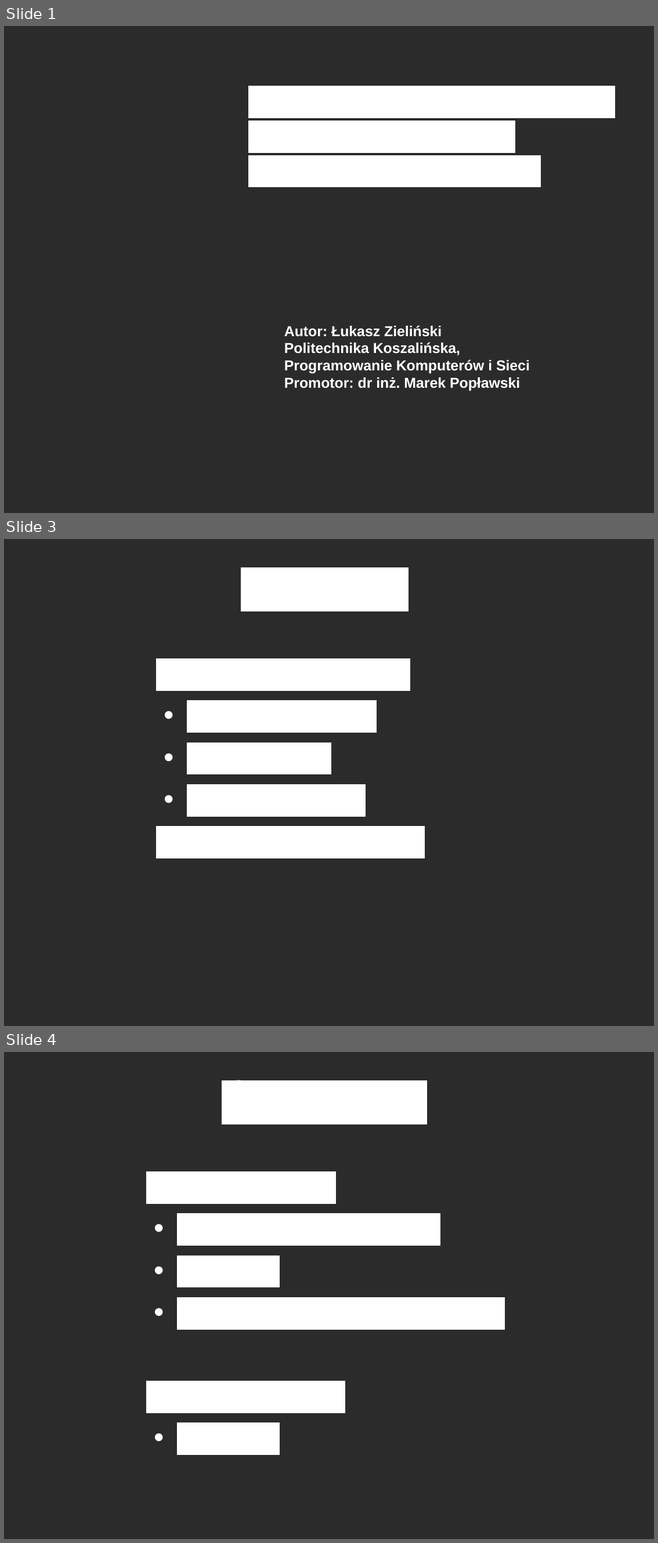
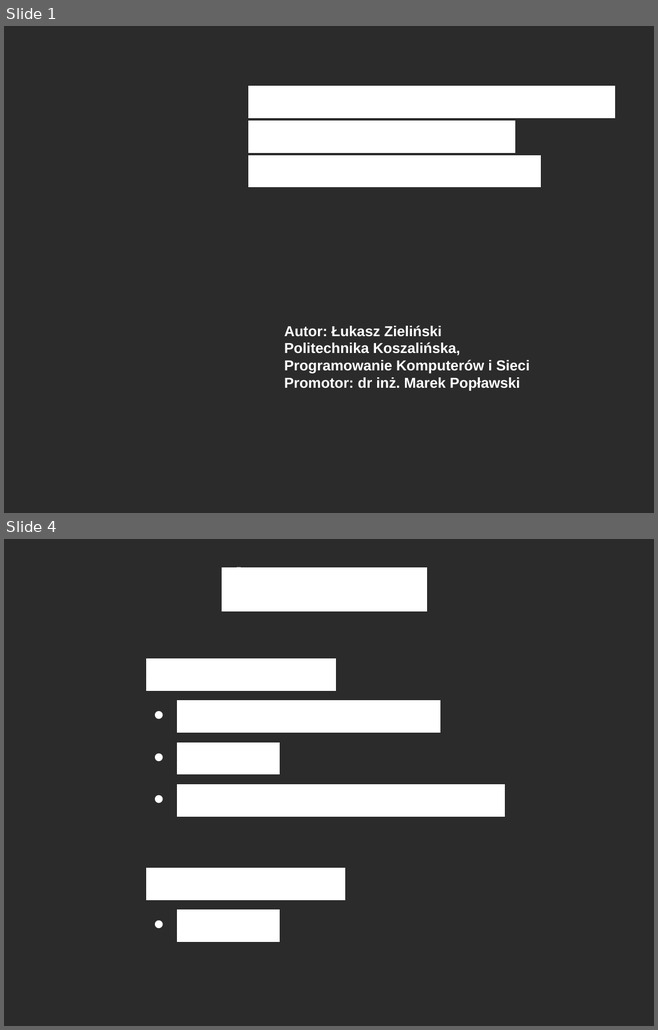
Before and after one commit to vilgefortz/fcl, a slide deck: doc/seminarium/prezentacja_seminarium.odp. Shown one above the other, each under a label of ours: slides 1, 3 and 4 before the commit, slides 1 and 4 after it; the slides between them are not shown. The pictures are 658x1543 and 658x1030 pixels, drawn with LibreOffice and Linux fonts; fonts in the diff are those of the drawing; background and template pictures are left out; a plain dark background stands for a picture behind light text. Boxes give left, top, right and bottom in pixels: in the first picture for what was removed or moved away, otherwise in the second. Text is boxed around its words. In the diff, an @@ line names an element or a change of style, - is before the commit and + after.

```diff
--- a/doc/seminarium/prezentacja_seminarium.odp
+++ b/doc/seminarium/prezentacja_seminarium.odp
@@ slide 3 removed at box(4, 539, 654, 1026), background picture (left out) @@
@@ title removed at box(241, 567, 408, 611) @@
-Cel pracy
@@ text removed at box(156, 658, 424, 859) @@
-System ułatwiający:
-• Projektowanie
-• Testowanie
-• Zastosowanie
-systemów rozmytych
```
Also in this commit, not shown: 4 slides changed, 1 slide added, 3 other files.
